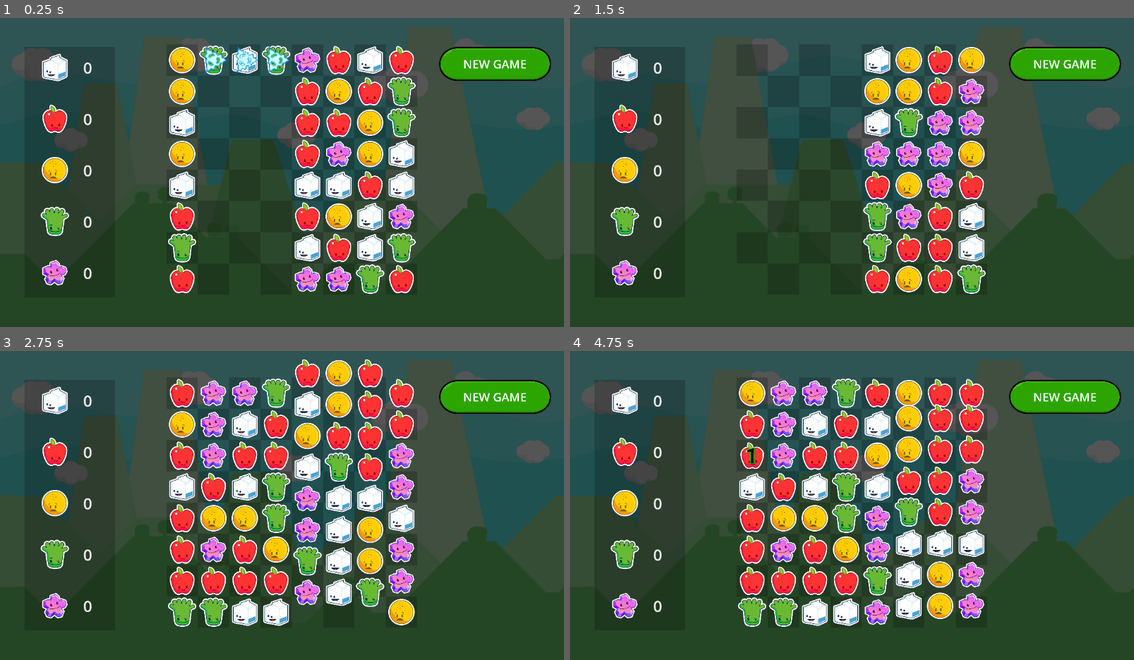
Above: before the commit, frames 1-4 (two rows, left to right).
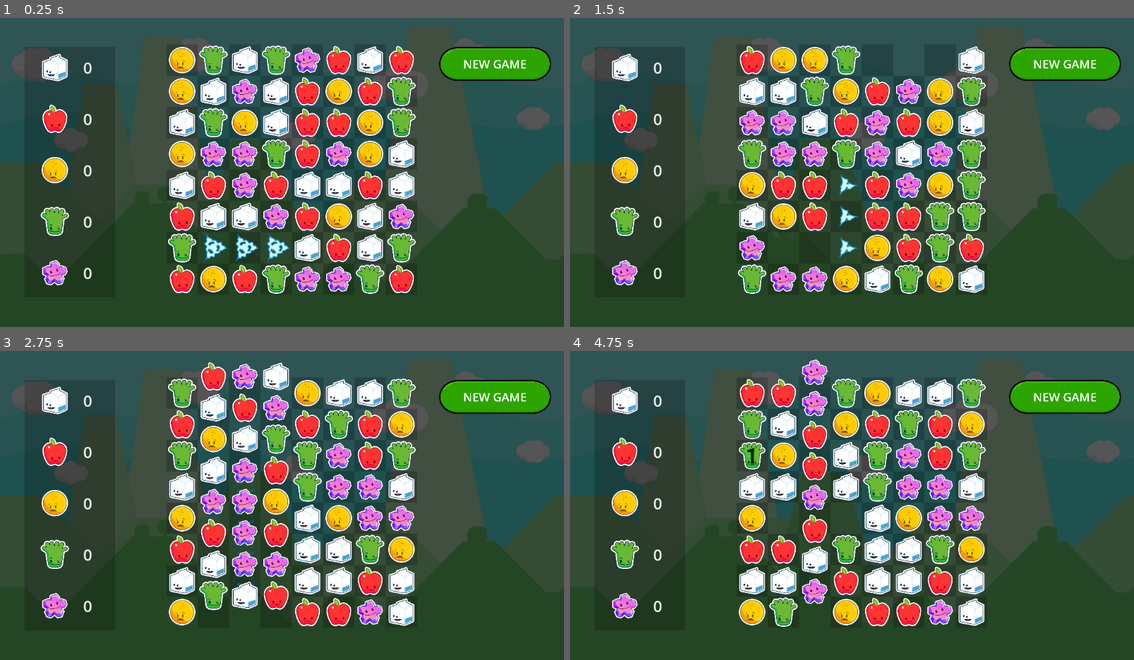
Above: after the commit, the same moments.

Repository: gitbrent/godot-match-3
Game: Godot game, scene res://game.tscn
Two runs of this game, one before a commit and one after it. Both use one fixed random seed, a clock stepped at 60 frames per second and the inputs below.
Inputs (mouse positions are in pixels of both pictures, inside the frame that each line leads up to):
- Up to frame 1 (0.25 s): no input
- Up to frame 2 (1.5 s): click "NEW GAME" at 0.5 s; click "NEW GAME" at 1.25 s
- Up to frame 3 (2.75 s): click "NEW GAME" at 2 s
- Up to frame 4 (4.75 s): drag from (750, 394) to (908, 431) at 2.77 s; drag from (750, 425) to (823, 564) at 3.52 s; move the mouse to (750, 456) at 4.27 s; click (750, 456) at 4.42 s

The runs differ from the first frame. In frame 1, 6.8% of the frame differs, in the area x 35-52%, y 8-90%; in frame 2, 18%; in frame 3, 26%, in the area x 29-74%, y 2-90%; in frame 4, 21%.

Commit message:
some progress

Diff:
--- a/enums.gd
+++ b/enums.gd
@@ -1,6 +1,7 @@
 extends Node
 
 const TWEEN_TIME:float = 0.25
+const EXPLODE_DELAY:int = 2
 
 enum GemColor {
 	WHITE,
--- a/game_board/GameBoard.gd
+++ b/game_board/GameBoard.gd
@@ -272,6 +272,7 @@
 	print("[check_board_explode_matches]: CHECKING BOARD...")
 
 	var gem_matches = get_first_match_gems()
+	debug_print_ascii_table(gem_matches)
 	if gem_matches.size() == 0:
 		print("[check_board_explode_matches]: No more matches. Board stable.")
 		# Reset undo cells or perform other cleanup here.
@@ -290,15 +291,25 @@
 	print("[explode_refill_gems........]: *EXPLODING* gem_cell count: ", gem_cells.size())
 	#debug_print_ascii_table(gem_cells) # DEBUG
 
-	# Dictionary to track columns and the number of gems to add in each column
+	# A: explode selected
+	for gem_cell in gem_cells:
+		gem_cell.explode_gem(gem_cell.gem_color)
+	await get_tree().create_timer(Enums.EXPLODE_DELAY).timeout
+
+	# B: Dictionary to track columns and the number of gems to add in each column
 	var columns_to_refill = {}
 	for gem_cell in gem_cells:
 		var column_index = gem_cell.get_parent().get_index()
 		columns_to_refill[column_index] = columns_to_refill.get(column_index, 0) + 1
 
-	# Process each column that needs refilling
+	# C: Process each column that needs refilling
 	for column_index in columns_to_refill.keys():
 		refill_column(column_index, columns_to_refill[column_index])
+
+	# D:
+	#await get_tree().create_timer(Enums.EXPLODE_DELAY).timeout
+	#check_board_explode_matches()
+	# TODO: WIP: DEBUG: commented out recursive
 
 func refill_column(column_index: int, count: int):
 	var column = hbox_container.get_child(column_index)
@@ -315,7 +326,7 @@
 	for i in range(count):
 		var gem_cell = column.get_child(i)
 		var random_color = GEM_COLORS[randi() % GEM_COLORS.size()]
-		gem_cell.explode_gem(random_color)  # This will also handle animation
+		gem_cell.replace_gem(random_color)  # This will also handle animation
 
 # DEBUG =======================================================================
 
@@ -348,8 +359,6 @@
 	for vbox in hbox_container.get_children():
 		# Assuming each child of hbox is a VBoxContainer
 		for gem_cell in vbox.get_children():
-			gem_cell.queue_free()  # This removes and frees each GemCell
+			gem_cell.initialize(GEM_COLORS[randi() % GEM_COLORS.size()])
 	# B:
-	fill_hbox()
-	# C:
 	check_board_explode_matches()
--- a/game_board/GemCell.gd
+++ b/game_board/GemCell.gd
@@ -8,7 +8,6 @@
 # PROPS
 const SPRITE_SCALE:Vector2 = Vector2(0.25, 0.25)
 const DROP_OFFSET:int = 64
-const EXPLODE_DELAY:int = 2
 var gem_color:Enums.GemColor
 # Declare and preload textures
 var gem_textures: Dictionary = {
@@ -37,7 +36,7 @@
 	play_anim_explode()
 
 func replace_gem(colorIn: Enums.GemColor):
-	sprite.visible = false # hide Sprite before initialize replaces the texture
+	sprite.visible = true # hide Sprite before initialize replaces the texture
 	# 3:
 	initialize(colorIn)
 	# 4:
@@ -79,15 +78,13 @@
 	# IMPORTANT: use play/stop or scale wont reset!
 	anim_player_fx.play("explode")
 	anim_player_fx.stop()
+	sprite.visible = false
 
 	# B: explode animation (exploding sprite)
 	anim_sprite_explode.visible = true
 	anim_sprite_explode.play("default")
-	await get_tree().create_timer(EXPLODE_DELAY).timeout
+	await get_tree().create_timer(Enums.EXPLODE_DELAY).timeout
 	anim_sprite_explode.visible = false
-
-	# C:
-	replace_gem(gem_color)
 
 # =========================================================
 
